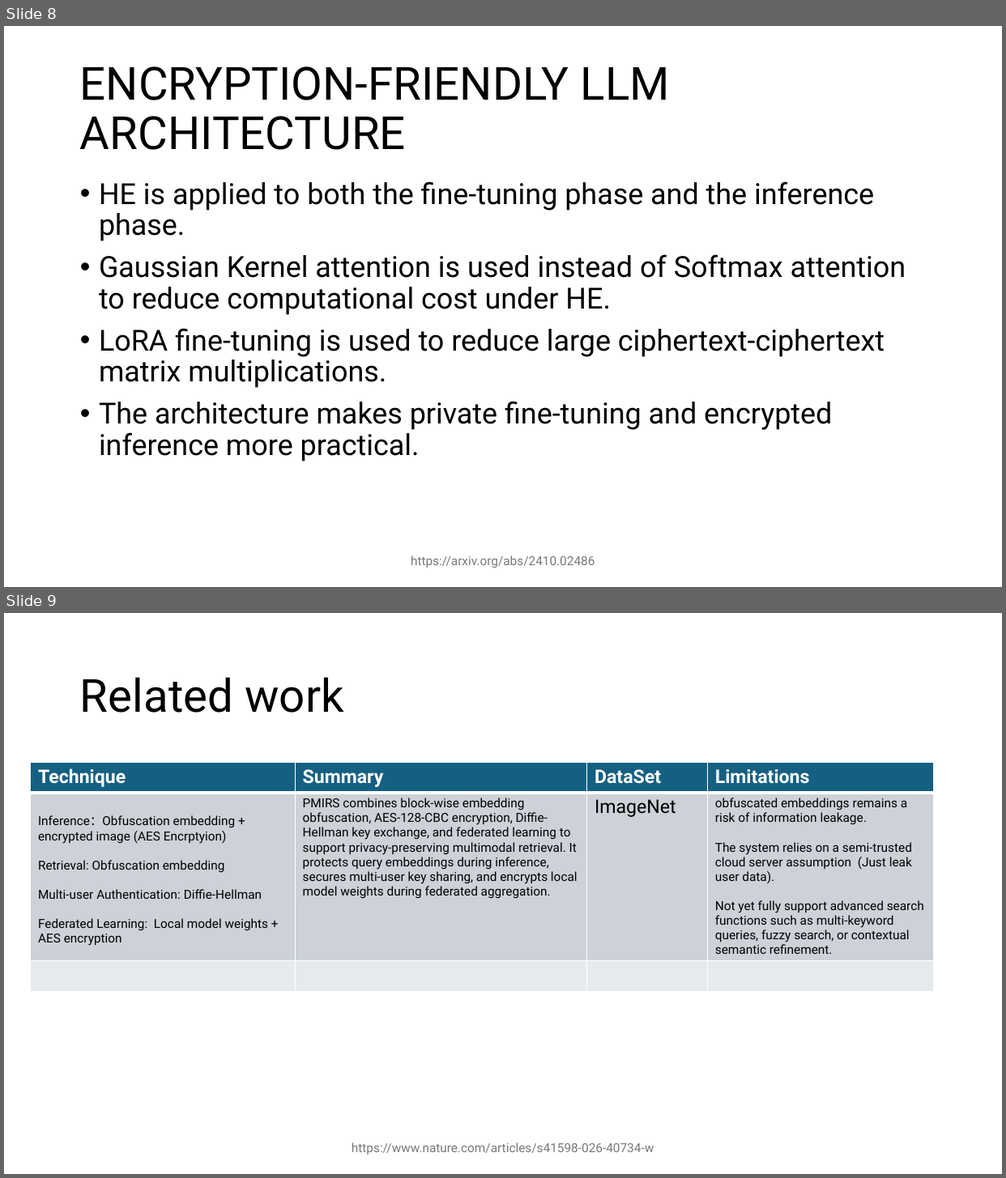
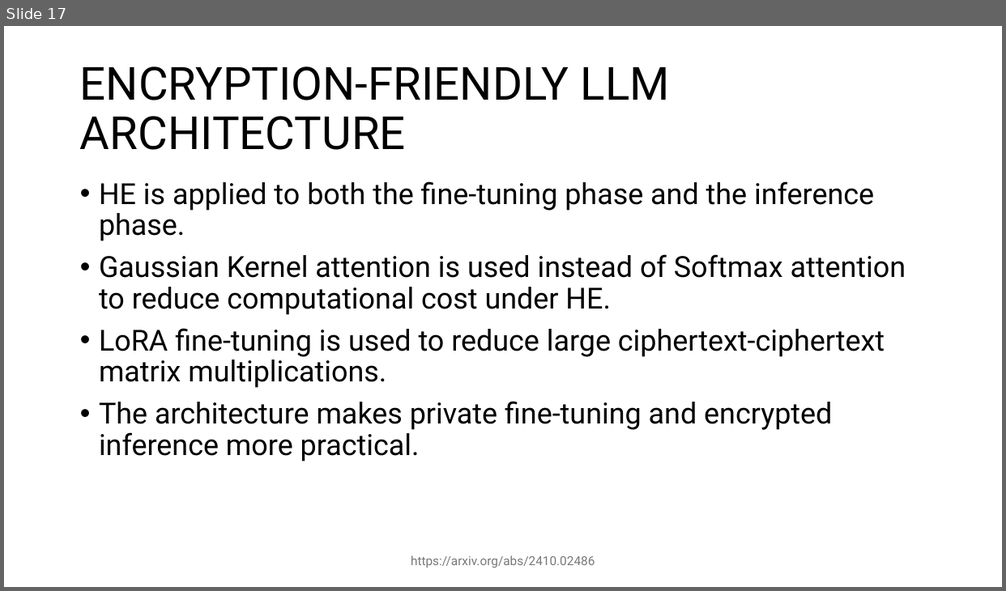
Before and after one commit to YMa10-ACS/CT5195-Master-capstone, a slide deck: Records/Literacture review.pptx. Shown one above the other, each under a label of ours: slides 8 and 9 before the commit, slide 17 after it. The pictures are 1006x1178 and 1006x591 pixels, drawn with LibreOffice and Linux fonts; fonts in the diff are those of the drawing. Boxes give left, top, right and bottom in pixels: in the first picture for what was removed or moved away, otherwise in the second. Text is boxed around its words. In the diff, an @@ line names an element or a change of style, - is before the commit and + after.

```diff
--- a/Records/Literacture review.pptx
+++ b/Records/Literacture review.pptx
@@ slide 9 removed at bbox=[4, 613, 1002, 1174], background #FFFFFF @@
@@ title removed at bbox=[80, 677, 344, 713] @@
-Related work
@@ table removed at bbox=[31, 763, 935, 995], 3 rows, 4 columns @@
-Technique | Summary | DataSet | Limitations
-Inference：Obfuscation embedding + encrypted image (AES Encrptyion) / Retrieval: Obfuscation embedding / Multi-user Authentication: Diffie-Hellman / Federated Learning: Local model weights + AES encryption | PMIRS combines block-wise embedding obfuscation, AES-128-CBC encryption, Diffie-Hellman key exchange, and federated learning to support privacy-preserving multimodal retrieval. It protects query embeddings during inference, secures multi-user key sharing, and encrypts local model weights during federated aggregation. | ImageNet | obfuscated embeddings remains a risk of information leakage. / The system relies on a semi-trusted cloud server assumption (Just leak user data). / Not yet fully support advanced search functions such as multi-keyword queries, fuzzy search, or contextual semantic refinement.
- |  |  | 
@@ text removed at bbox=[351, 1143, 654, 1155] @@
-https://www.nature.com/articles/s41598-026-40734-w
@@ what was slide 8 is now slide 17 @@
```
Also in this commit, not shown: 1 slide changed, 9 slides added, 2 other slides removed, 7 other files.
